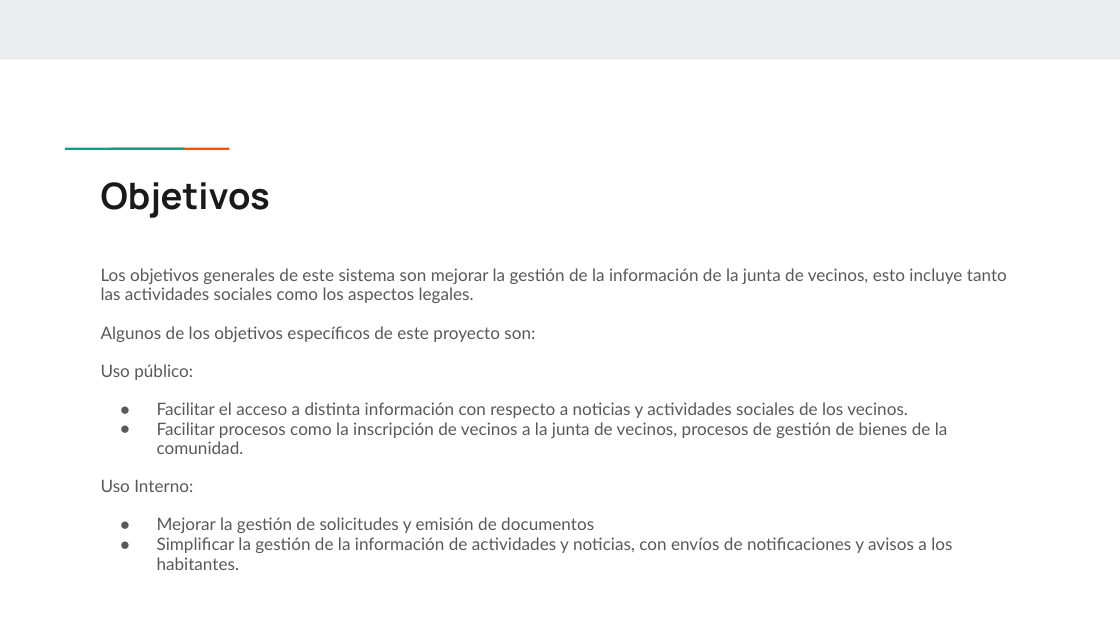
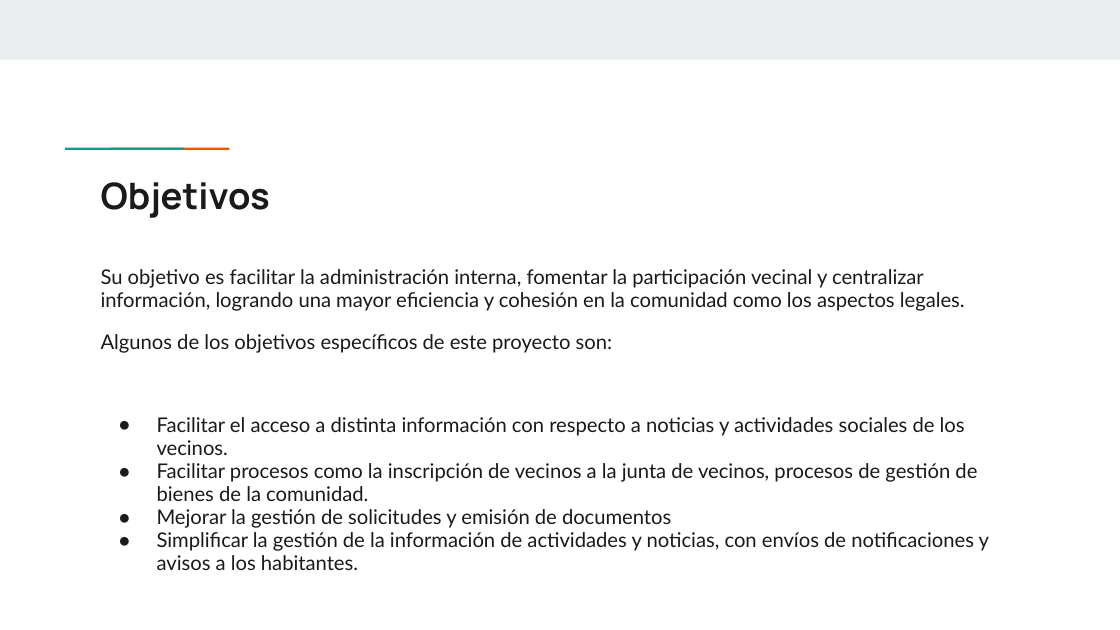
Before and after one commit to KevinOlguin003D/Unidad-Territorial, a slide deck: slide 5 of Fase_1/Evidencias_Grupales/Presentacion_proyecto.pptx (slide 4 before the commit). Drawn at 1120x630 pixels with LibreOffice and Linux fonts; fonts in the diff are those of the drawing. Boxes give left, top, right and bottom in pixels: in the first picture for what was removed or moved away, otherwise in the second. Text is boxed around its words. In the diff, an @@ line names an element or a change of style, - is before the commit and + after.

```diff
--- a/Fase_1/Evidencias_Grupales/Presentacion_proyecto.pptx
+++ b/Fase_1/Evidencias_Grupales/Presentacion_proyecto.pptx
@@ text at (x1=101, y1=269, x2=965, y2=311): text changed; size 11 to 13 pt; text colour #595959 to #1A1A1A @@
-Los objetivos generales de este sistema son mejorar la gestión de la información de la junta de vecinos, esto incluye tanto las actividades sociales como los aspectos legales.
+Su objetivo es facilitar la administración interna, fomentar la participación vecinal y centralizar información, logrando una mayor eficiencia y cohesión en la comunidad como los aspectos legales.
@@ text at (x1=101, y1=334, x2=989, y2=570): size 11 to 13 pt, text colour #595959 to #1A1A1A in "Algunos de los objetivos específicos de este ...", "Facilitar el acceso a distinta información con ...", "Facilitar procesos como la inscripción de vecinos ...", "Mejorar la gestión de solicitudes y emisión ..." and 1 more places; indent changed; bullet colour #595959 to #1A1A1A; less space between paragraphs @@
@@ text at (x1=101, y1=364, x2=193, y2=380): paragraph removed @@
-Uso público:
@@ text at (x1=101, y1=479, x2=193, y2=492): paragraph removed @@
-Uso Interno:
```
Also in this commit, not shown: 4 other slides changed, 5 slides added, 2 slides removed, 1 other file.
